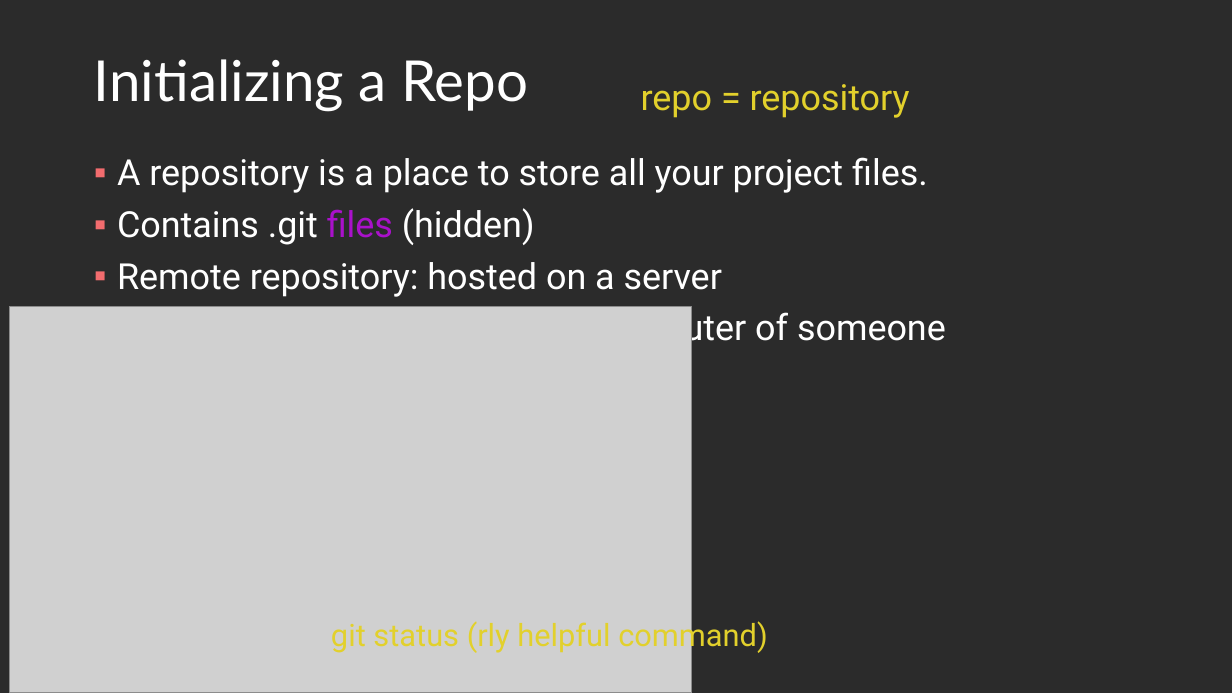
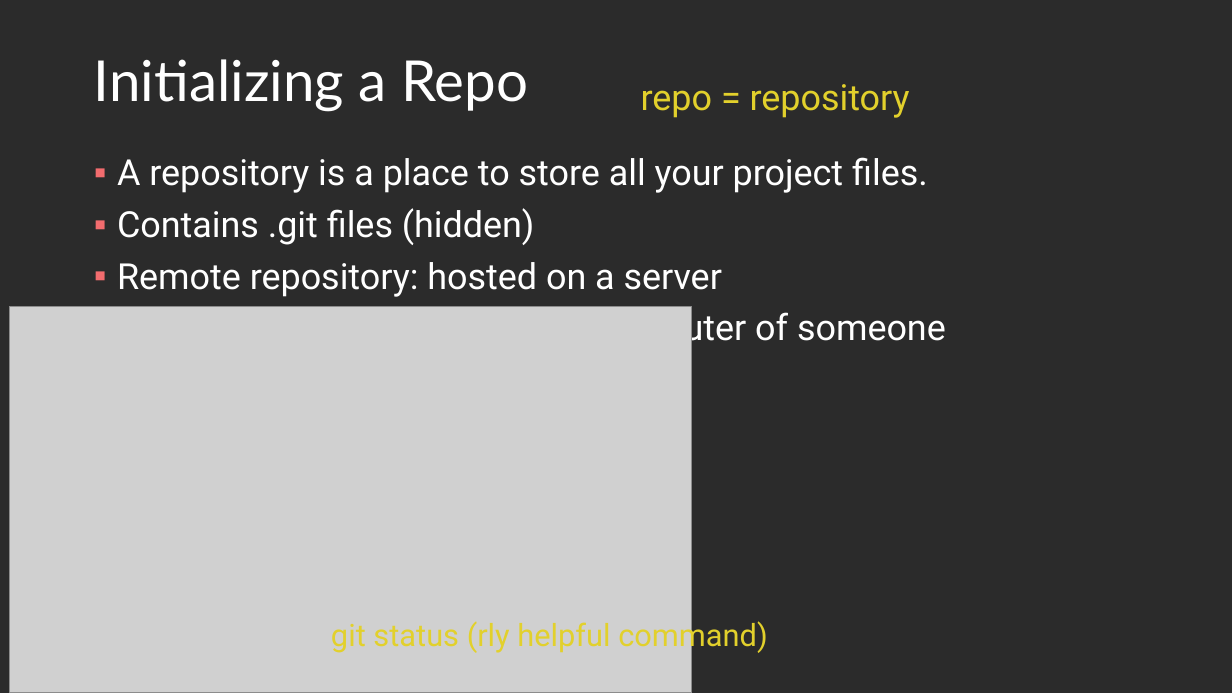
Before and after one commit to Light2Dark/git_tutorial, a slide deck: slide 9 of Git and Github.pptx (slide 10 before the commit). Drawn at 1232x693 pixels with LibreOffice and Linux fonts; fonts in the diff are those of the drawing; grey boxes stand for pictures; background and template pictures are left out; a plain dark background stands for a picture behind light text. Boxes give left, top, right and bottom in pixels: in the first picture for what was removed or moved away, otherwise in the second. Text is boxed around its words. In the diff, an @@ line names an element or a change of style, - is before the commit and + after.

```diff
--- a/Git and Github.pptx
+++ b/Git and Github.pptx
@@ text at bbox=[117, 208, 535, 245]: text colour #AA11CB to #FFFFFF in "files" @@
```
Also in this commit, not shown: 13 other slides changed, 4 slides added, 3 slides removed.
